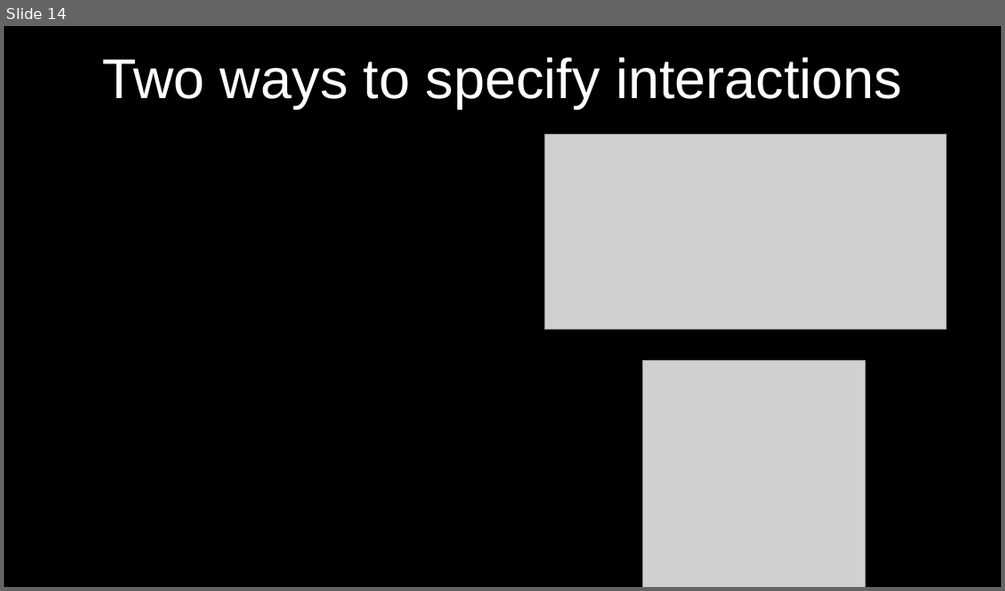
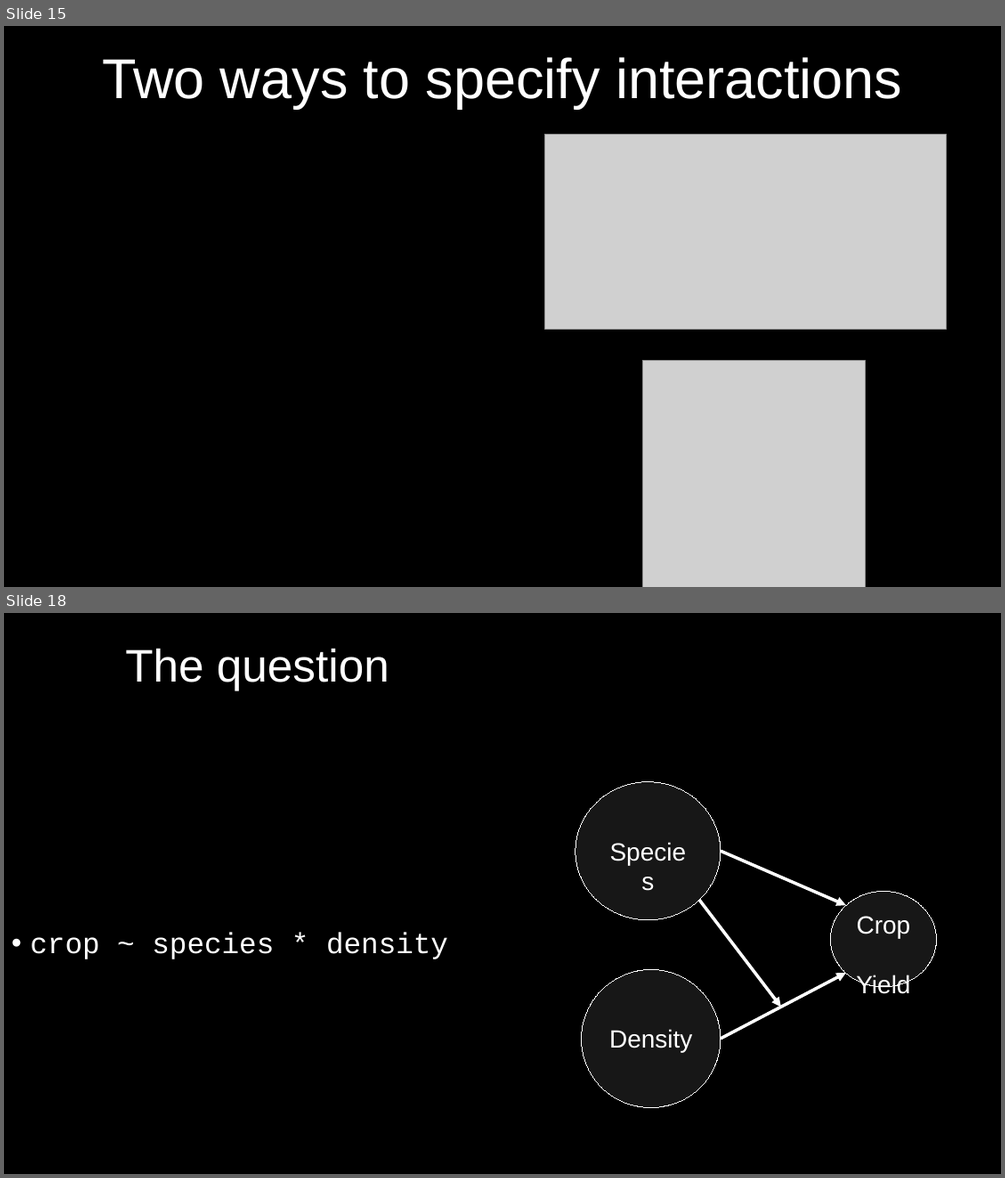
Before and after one commit to DeonRoos/006-BI3010, a slide deck: Lecture 10 - Interaction LM/Lecture 8.1 Interactions.pptx. Shown one above the other, each under a label of ours: slide 14 before the commit, slides 15 and 18 after it; the slides between them are not shown. The pictures are 1005x591 and 1005x1178 pixels, drawn with LibreOffice and Linux fonts; fonts in the diff are those of the drawing; grey boxes stand for pictures. Boxes give left, top, right and bottom in pixels: in the first picture for what was removed or moved away, otherwise in the second. Text is boxed around its words. In the diff, an @@ line names an element or a change of style, - is before the commit and + after.

```diff
--- a/Lecture 10 - Interaction LM/Lecture 8.1 Interactions.pptx
+++ b/Lecture 10 - Interaction LM/Lecture 8.1 Interactions.pptx
@@ slide 18 added at <box>4,613,1001,1174</box>, background #000000 @@
@@ title added at <box>125,648,389,690</box>, 44 pt, text #FFFFFF @@
+The question
@@ arrow added from (699, 900) to (781, 1007), #FFFFFF 3 pt @@
@@ text added at <box>30,932,448,959</box>, 28 pt, text #FFFFFF @@
+• crop ~ species * density
@@ group added at <box>575,782,937,1108</box>: 3 ellipses, 2 arrows @@
+Crop
+Yield
+Species
+Density
@@ what was slide 14 is now slide 15 @@
```
Also in this commit, not shown: 7 slides changed, 3 other slides added.
